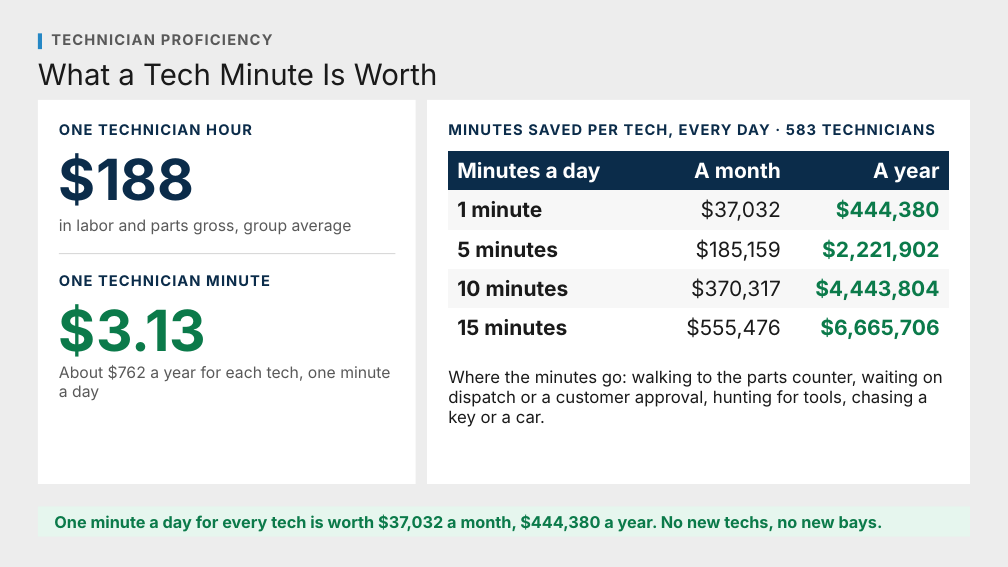
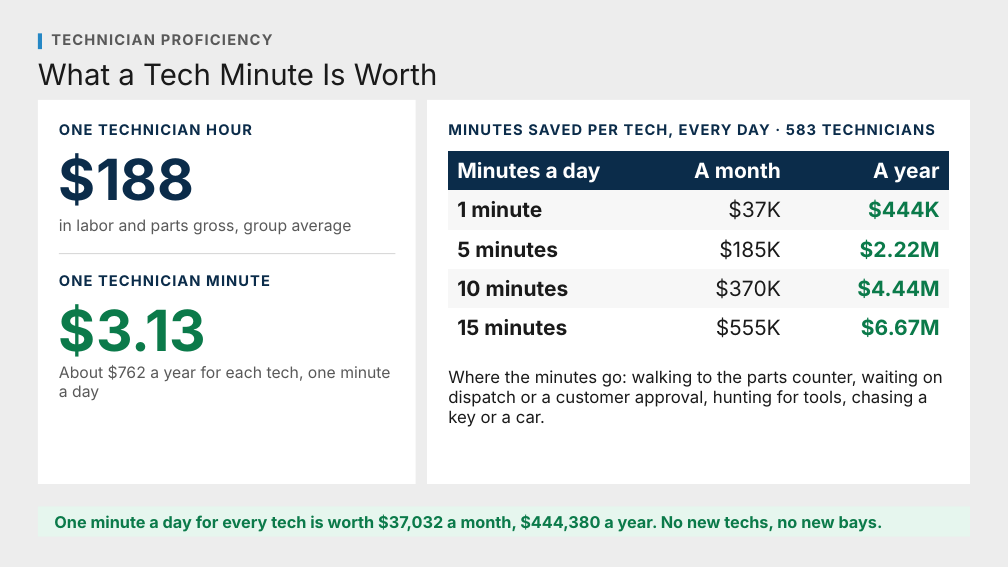
Before and after one commit to Ndresner/Noah, a slide deck: slide 1 of day2-deck/decks/Tech Minute - Review.pptx. Drawn at 1008x567 pixels with LibreOffice and Linux fonts; fonts in the diff are those of the drawing. Boxes give left, top, right and bottom in pixels: in the first picture for what was removed or moved away, otherwise in the second. Text is boxed around its words. In the diff, an @@ line names an element or a change of style, - is before the commit and + after.

```diff
--- a/day2-deck/decks/Tech Minute - Review.pptx
+++ b/day2-deck/decks/Tech Minute - Review.pptx
@@ table at [448, 151, 949, 342] @@
-row 2, column 2: $37,032
+row 2, column 2: $37K
-row 2, column 3: $444,380
+row 2, column 3: $444K
-row 3, column 2: $185,159
+row 3, column 2: $185K
-row 3, column 3: $2,221,902
+row 3, column 3: $2.22M
-row 4, column 2: $370,317
+row 4, column 2: $370K
-row 4, column 3: $4,443,804
+row 4, column 3: $4.44M
-row 5, column 2: $555,476
+row 5, column 2: $555K
-row 5, column 3: $6,665,706
+row 5, column 3: $6.67M
```
Also in this commit, not shown: 1 other slide changed, 2 other files.
